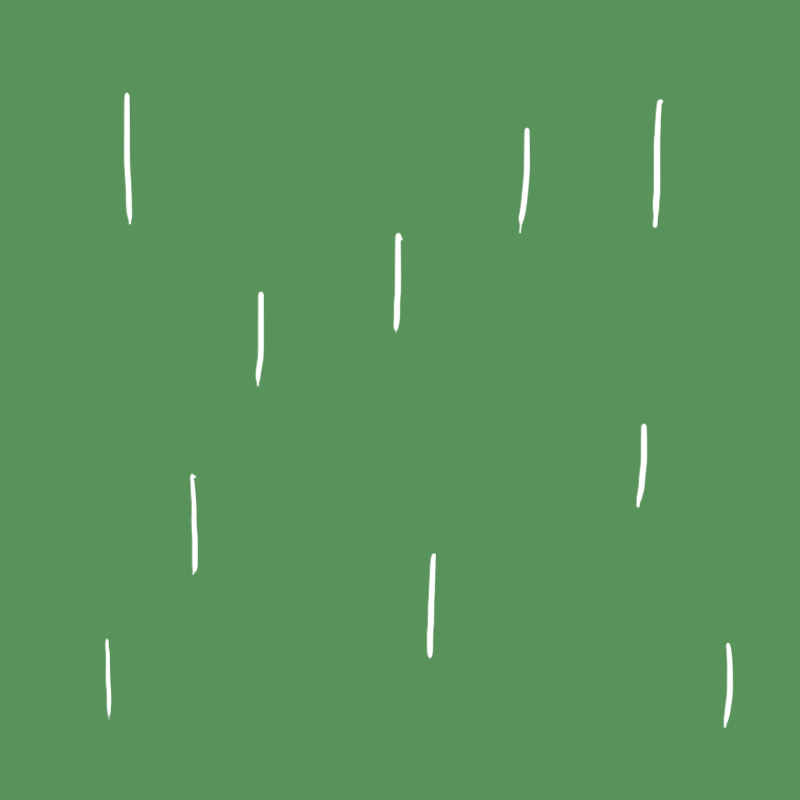
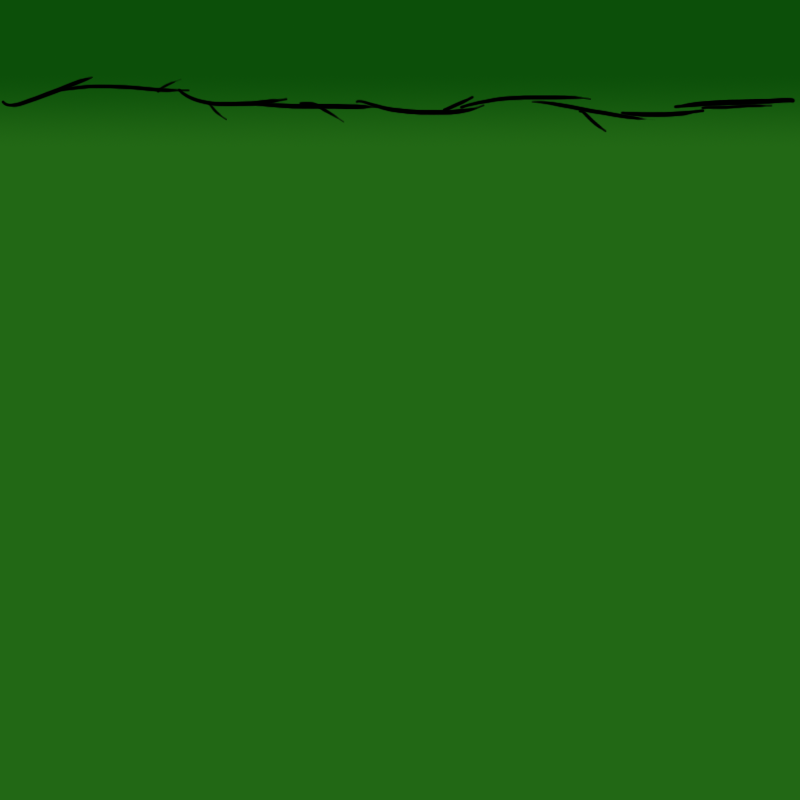
Layered file, before and after one edit (800×800). Changes by layer:
painted on "Layer 1" over [1,76,796,729]
painted on "Green" over [0,0,800,800]
